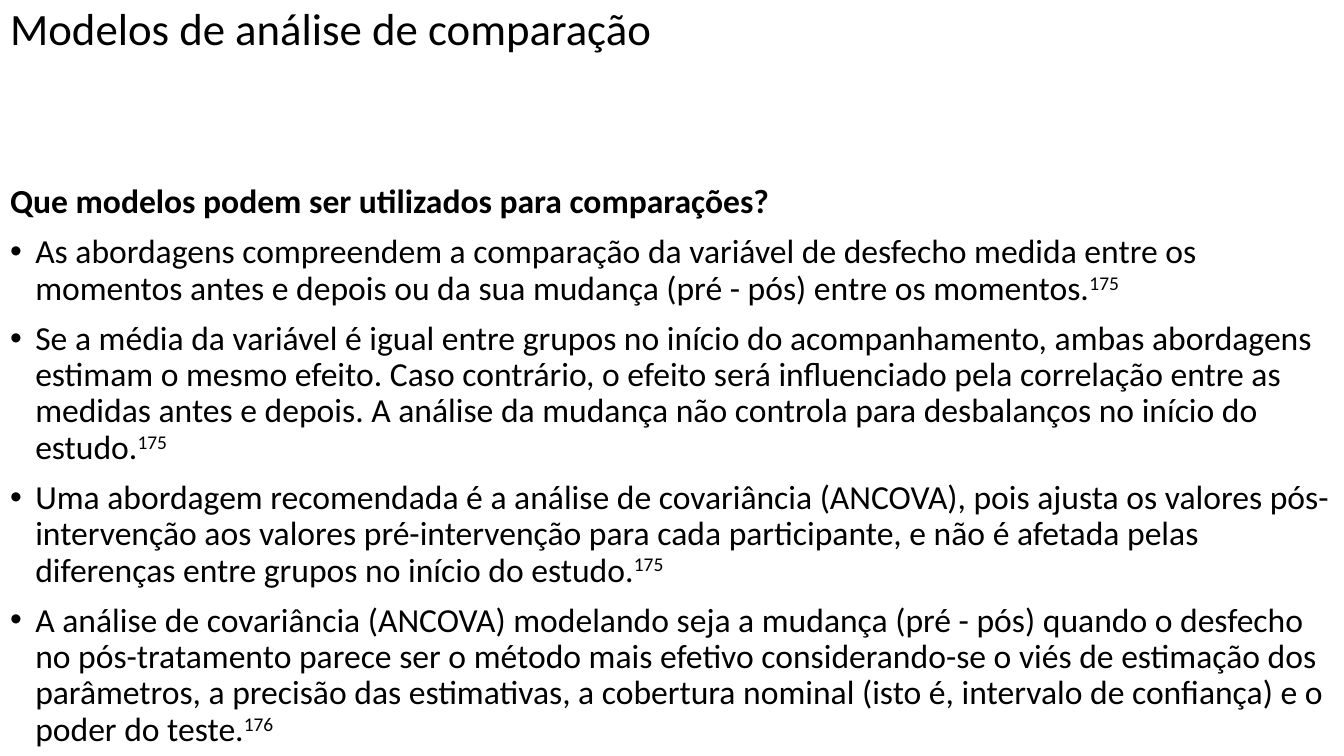
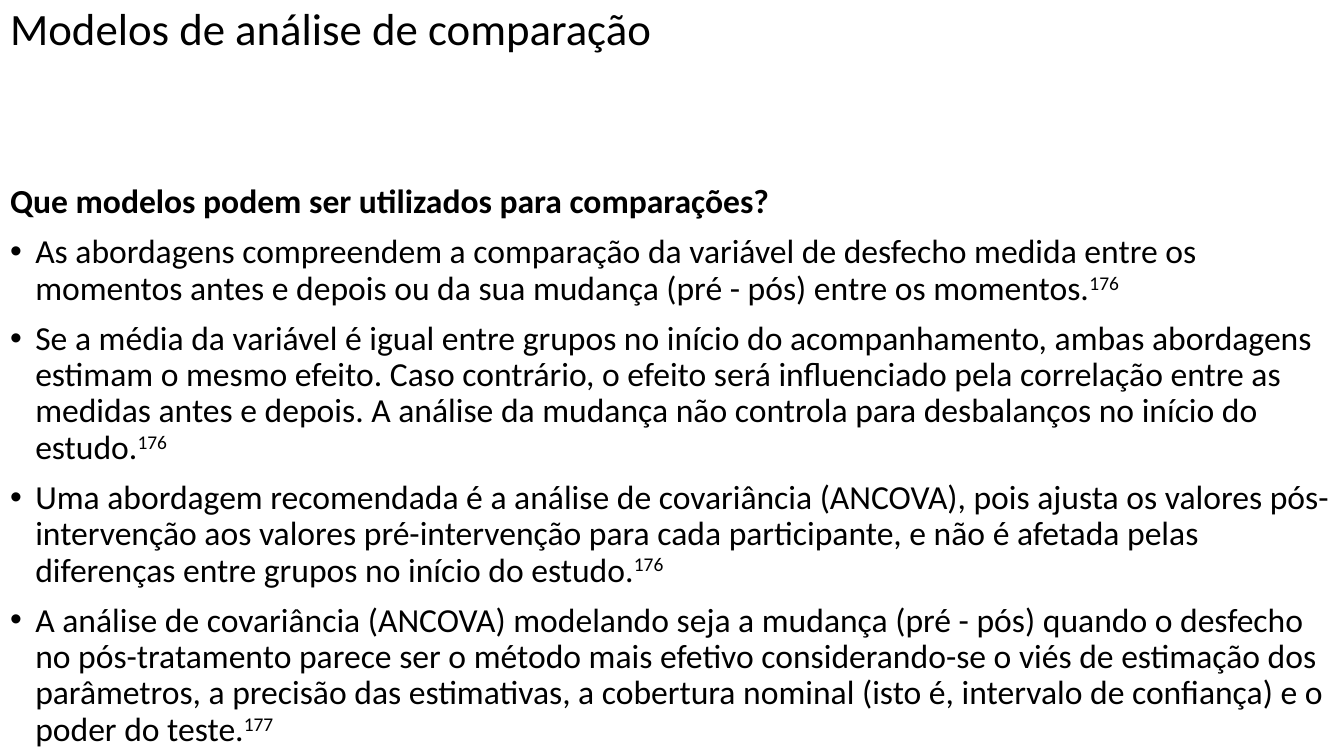
Before and after one commit to FerreiraAS/Ciencia-com-R, a slide deck: slide 116 of docs/Ciencia-com-R.pptx. Drawn at 1344x756 pixels with LibreOffice and Linux fonts; fonts in the diff are those of the drawing. Boxes give left, top, right and bottom in pixels: in the first picture for what was removed or moved away, otherwise in the second. Text is boxed around its words. In the diff, an @@ line names an element or a change of style, - is before the commit and + after.

```diff
--- a/docs/Ciencia-com-R.pptx
+++ b/docs/Ciencia-com-R.pptx
@@ text at box(35, 239, 1329, 747): text changed @@
-• As abordagens compreendem a comparação da variável de desfecho medida entre os momentos antes e depois ou da sua mudança (pré - pós) entre os momentos.175
-• Se a média da variável é igual entre grupos no início do acompanhamento, ambas abordagens estimam o mesmo efeito. Caso contrário, o efeito será influenciado pela correlação entre as medidas antes e depois. A análise da mudança não controla para desbalanços no início do estudo.175
-• Uma abordagem recomendada é a análise de covariância (ANCOVA), pois ajusta os valores pós-intervenção aos valores pré-intervenção para cada participante, e não é afetada pelas diferenças entre grupos no início do estudo.175
-• A análise de covariância (ANCOVA) modelando seja a mudança (pré - pós) quando o desfecho no pós-tratamento parece ser o método mais efetivo considerando-se o viés de estimação dos parâmetros, a precisão das estimativas, a cobertura nominal (isto é, intervalo de confiança) e o poder do teste.176
-• Análise de variância (ANOVA) e modelos lineares mistos (MLM) são outras opções de métodos, embora apresentem maior variância, menor poder, e cobertura nominal comparados à ANCOVA.176
+• As abordagens compreendem a comparação da variável de desfecho medida entre os momentos antes e depois ou da sua mudança (pré - pós) entre os momentos.176
+• Se a média da variável é igual entre grupos no início do acompanhamento, ambas abordagens estimam o mesmo efeito. Caso contrário, o efeito será influenciado pela correlação entre as medidas antes e depois. A análise da mudança não controla para desbalanços no início do estudo.176
+• Uma abordagem recomendada é a análise de covariância (ANCOVA), pois ajusta os valores pós-intervenção aos valores pré-intervenção para cada participante, e não é afetada pelas diferenças entre grupos no início do estudo.176
+• A análise de covariância (ANCOVA) modelando seja a mudança (pré - pós) quando o desfecho no pós-tratamento parece ser o método mais efetivo considerando-se o viés de estimação dos parâmetros, a precisão das estimativas, a cobertura nominal (isto é, intervalo de confiança) e o poder do teste.177
+• Análise de variância (ANOVA) e modelos lineares mistos (MLM) são outras opções de métodos, embora apresentem maior variância, menor poder, e cobertura nominal comparados à ANCOVA.177
```
Also in this commit, not shown: 43 other slides changed, 38 other files.
